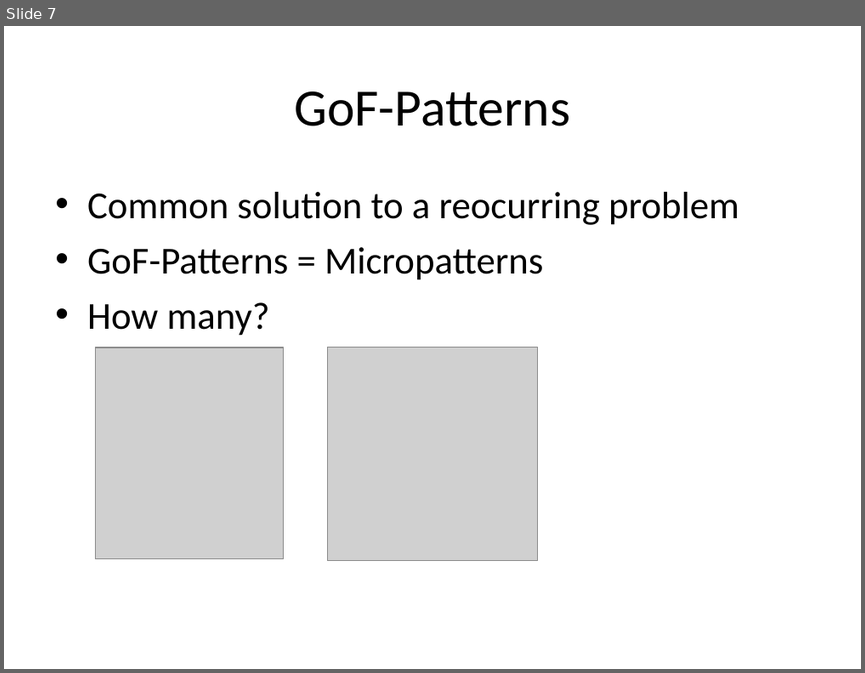
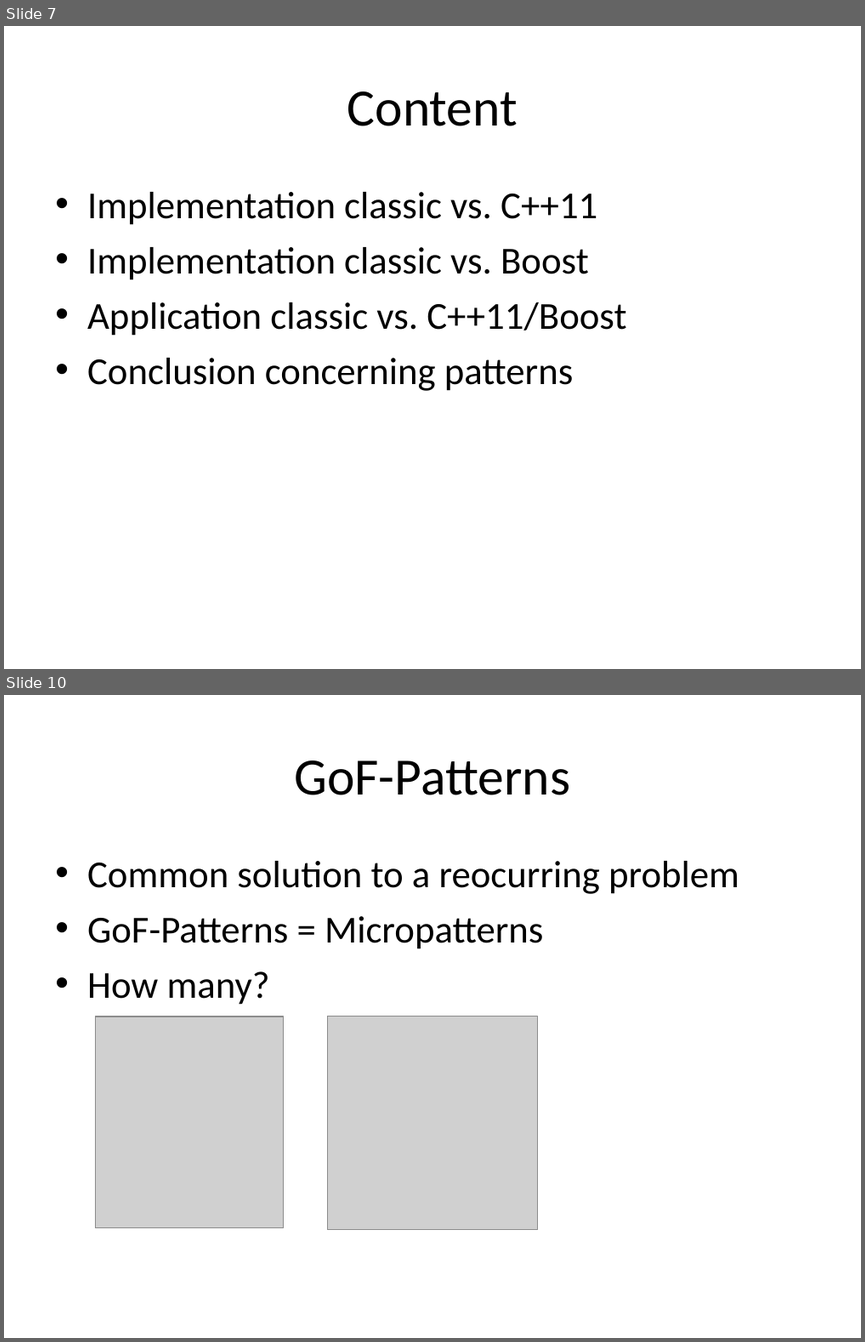
Before and after one commit to kamyu104/GofPatterns, a slide deck: Effective patterns.ppt. Shown one above the other, each under a label of ours: slide 7 before the commit, slides 7 and 10 after it; the slides between them are not shown. The pictures are 865x673 and 865x1342 pixels, drawn with LibreOffice and Linux fonts; fonts in the diff are those of the drawing; grey boxes stand for pictures. Boxes give left, top, right and bottom in pixels: in the first picture for what was removed or moved away, otherwise in the second. Text is boxed around its words. In the diff, an @@ line names an element or a change of style, - is before the commit and + after.

```diff
--- a/Effective patterns.ppt
+++ b/Effective patterns.ppt
@@ slide 7 added at [4, 26, 861, 669], background #FFFFFF @@
@@ title added at [347, 91, 517, 126], 44 pt, text #000000 @@
+Content
@@ text added at [87, 192, 626, 391], 32 pt, text #000000 @@
+• Implementation classic vs. C++11
+• Implementation classic vs. Boost
+• Application classic vs. C++11/Boost
+• Conclusion concerning patterns
@@ what was slide 7 is now slide 10 @@
```
Also in this commit, not shown: 7 slides changed, 3 other slides added, 3 slides removed, 1 other file.
